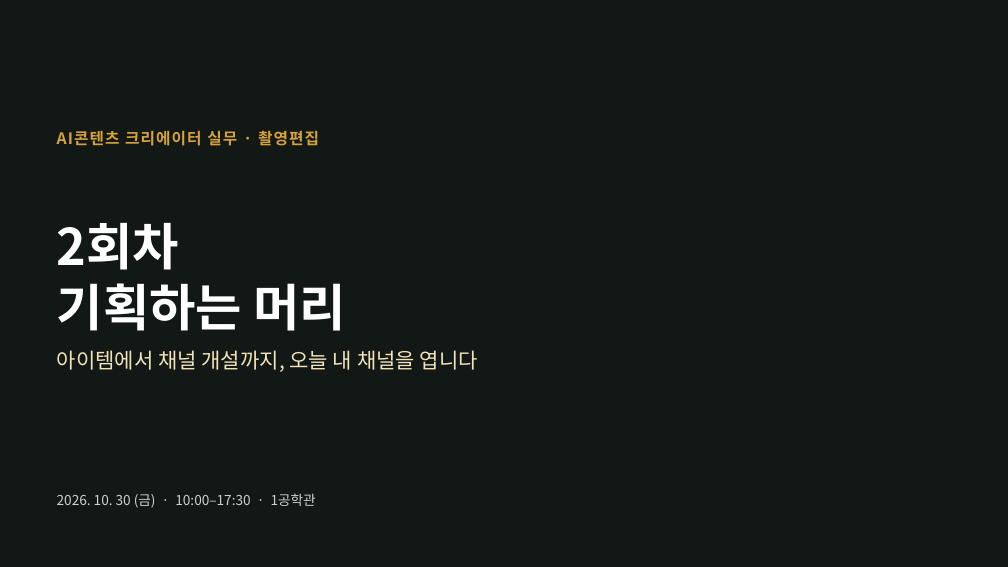
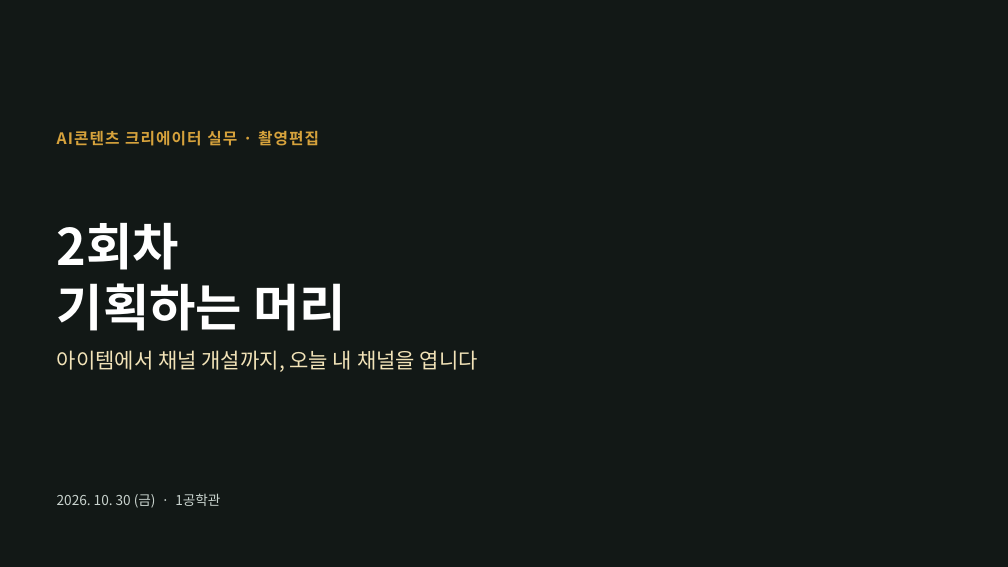
Before and after one commit to yujida/MARUBIT, a slide deck: slide 1 of lectures/02/2회차_기획하는머리_슬라이드.pptx. Drawn at 1008x567 pixels with LibreOffice and Linux fonts; fonts in the diff are those of the drawing; background and template pictures are left out. Boxes give left, top, right and bottom in pixels: in the first picture for what was removed or moved away, otherwise in the second. Text is boxed around its words. In the diff, an @@ line names an element or a change of style, - is before the commit and + after.

```diff
--- a/lectures/02/2회차_기획하는머리_슬라이드.pptx
+++ b/lectures/02/2회차_기획하는머리_슬라이드.pptx
@@ text at (x1=57, y1=493, x2=220, y2=508): text changed @@
-2026. 10. 30 (금) · 10:00–17:30 · 1공학관
+2026. 10. 30 (금) · 1공학관
```
Also in this commit, not shown: 21 other slides changed, 2 slides added, 16 other files.
